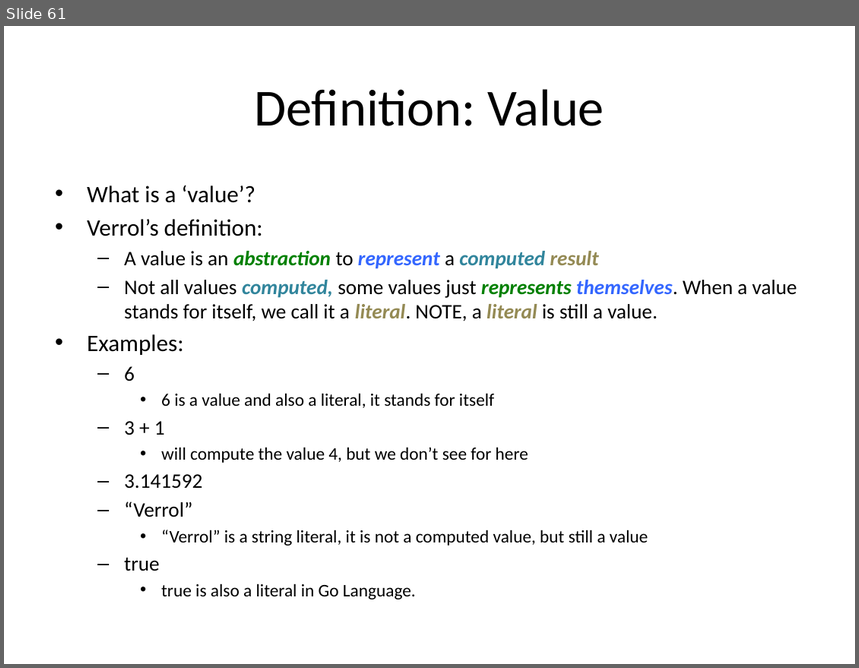
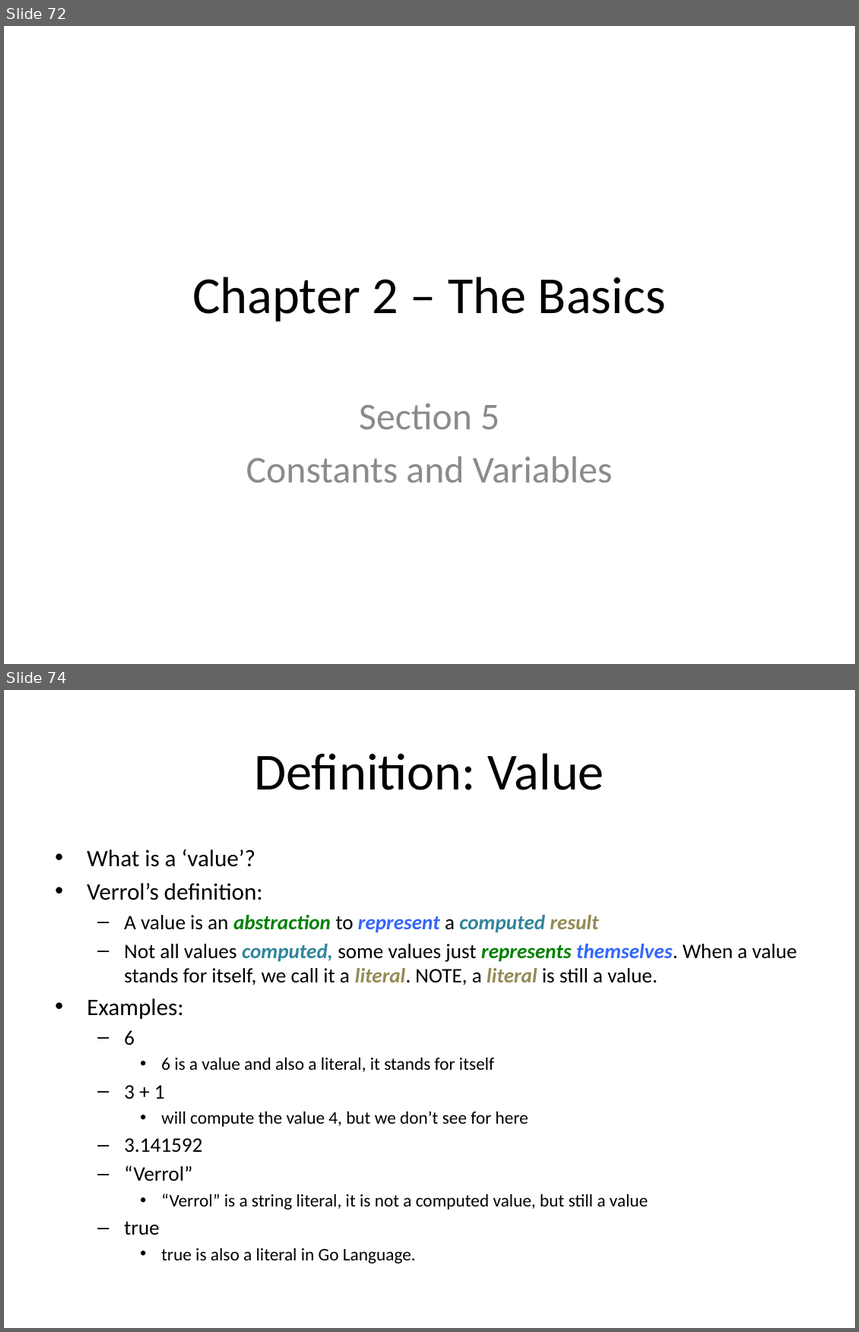
Before and after one commit to xiliax/go-lang-programming, a slide deck: doc/Go-Lang-Programming.pptx. Shown one above the other, each under a label of ours: slide 61 before the commit, slides 72 and 74 after it; the slides between them are not shown. The pictures are 859x668 and 859x1332 pixels, drawn with LibreOffice and Linux fonts; fonts in the diff are those of the drawing. Boxes give left, top, right and bottom in pixels: in the first picture for what was removed or moved away, otherwise in the second. Text is boxed around its words. In the diff, an @@ line names an element or a change of style, - is before the commit and + after.

```diff
--- a/doc/Go-Lang-Programming.pptx
+++ b/doc/Go-Lang-Programming.pptx
@@ slide 72 added at (x1=4, y1=26, x2=855, y2=664), background #FFFFFF @@
@@ title added at (x1=192, y1=277, x2=666, y2=322), 44 pt, text #000000 @@
+Chapter 2 – The Basics
@@ subtitle added at (x1=246, y1=403, x2=613, y2=483), 32 pt, text #8C8C8C @@
+Section 5
+Constants and Variables
@@ what was slide 61 is now slide 74 @@
```
Also in this commit, not shown: 6 slides changed, 13 other slides added, 20 other files.
